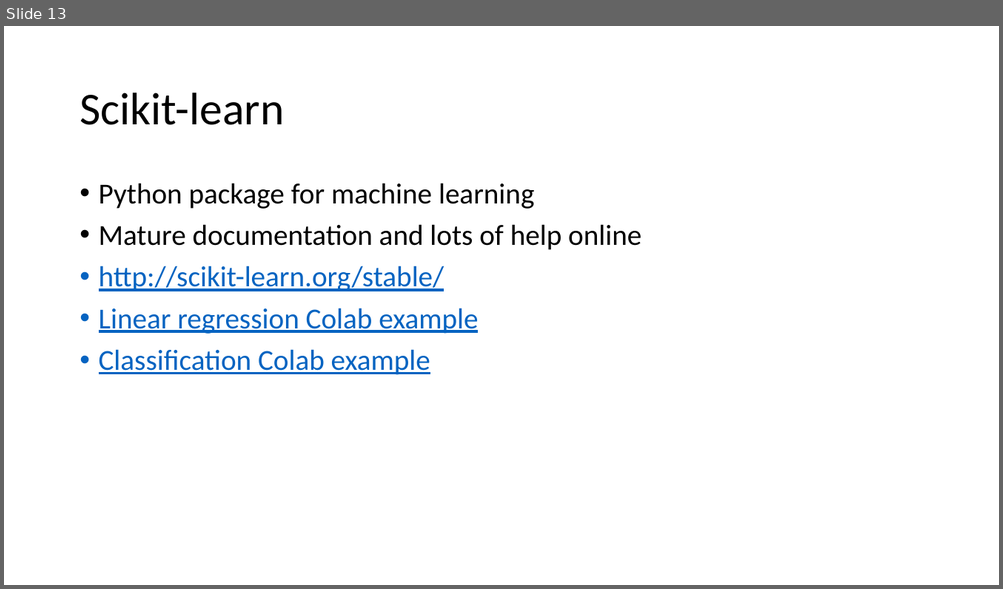
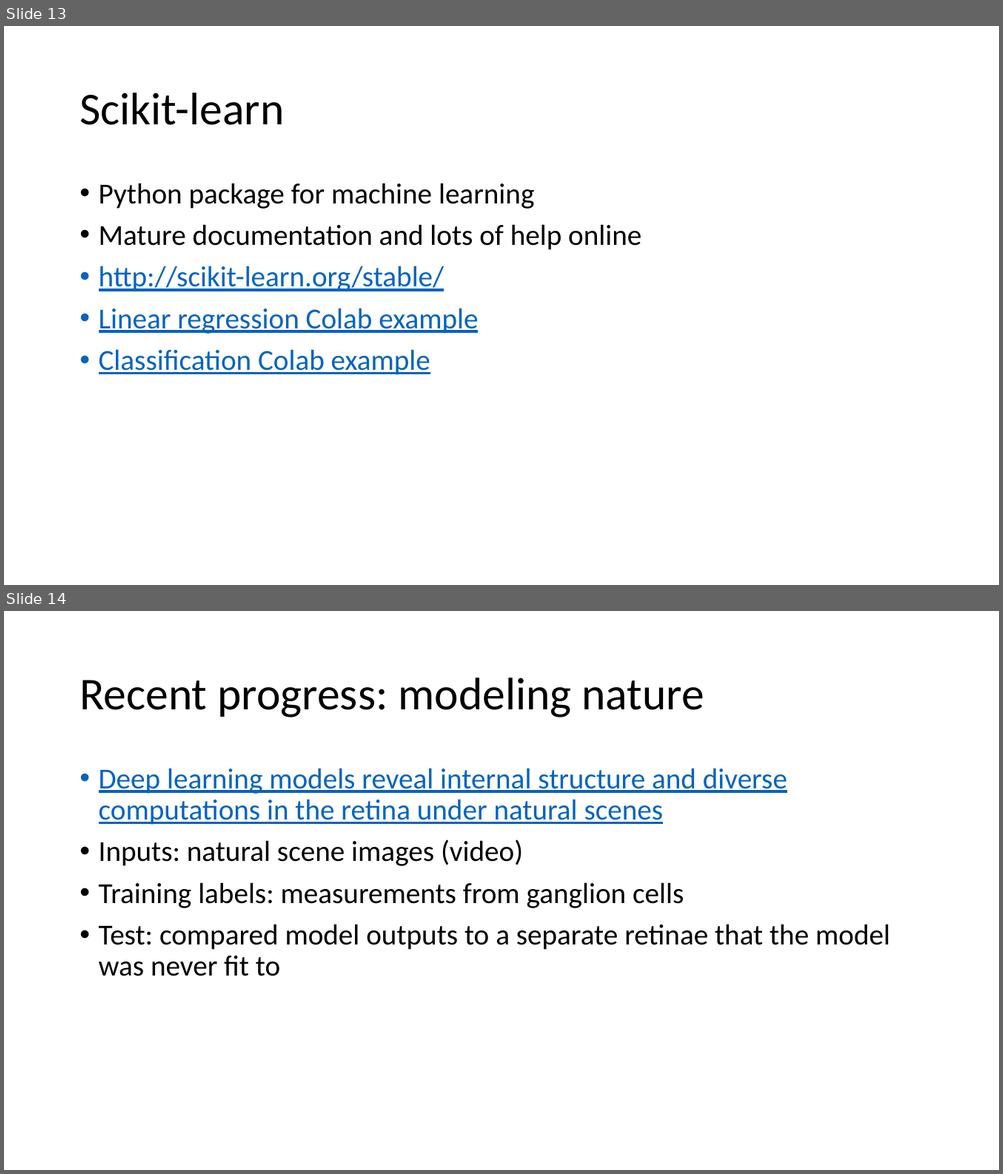
Before and after one commit to fborrasumh/intro, a slide deck: 2 - Types of ML/Types of ML.pptx. Shown one above the other, each under a label of ours: slide 13 before the commit, slides 13 and 14 after it. The pictures are 1003x589 and 1003x1174 pixels, drawn with LibreOffice and Linux fonts; fonts in the diff are those of the drawing. Boxes give left, top, right and bottom in pixels: in the first picture for what was removed or moved away, otherwise in the second. Text is boxed around its words. In the diff, an @@ line names an element or a change of style, - is before the commit and + after.

```diff
--- a/2 - Types of ML/Types of ML.pptx
+++ b/2 - Types of ML/Types of ML.pptx
@@ slide 14 added at [4, 611, 999, 1170], background #FFFFFF @@
@@ title added at [79, 678, 704, 718], 44 pt, text #000000 @@
+Recent progress: modeling nature
@@ text added at [99, 768, 890, 977], 28 pt, text #000000 @@
+• Deep learning models reveal internal structure and diverse computations in the retina under natural scenes
+• Inputs: natural scene images (video)
+• Training labels: measurements from ganglion cells
+• Test: compared model outputs to a separate retinae that the model was never fit to
```
Also in this commit, not shown: 1 other slide added.
